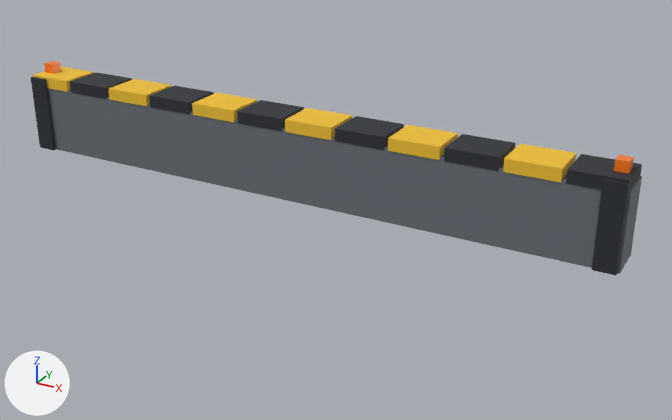
The glTF model assets/src/prop/portal-closure/desktop.glb: old version first, new version second.
The view is the same before and after, from a camera (50 mm lens) standing at (11.08, -18.1, 8.83) and looking at (0.97, 0.28, -0.36). The axes (+X, +Y, +Z) are drawn at lower left. The lights are the same throughout. The older version comes first. Vertices at exactly the same position are counted once.

Script lines for the objects in view, before the commit:
```python
me_portal_closure = bpy.data.meshes.new('portal-closure')
me_portal_closure.from_pydata(...)  # 136 vertices, 204 faces; spans x -8.0..8.0, y -0.6..0.6, z 0.0..2.3
# faces by material slot: [180, 24]
me_portal_closure.materials.append(mat_detail)
me_portal_closure.materials.append(mat_lamp)
ob_portal_closure = bpy.data.objects.new('portal-closure', me_portal_closure)
ob_portal_closure.location = (0.0, 0.0, 0.0)
```
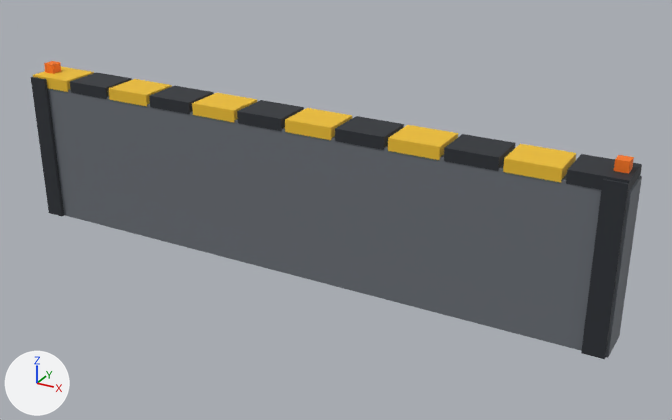
The newer file is also turned or shifted as a whole; pictures and numbers use the older file's frame.

Location of each change, (x1, y1, x2, y2) in pixels of the pictures (672 x 420 px; the box of a moved part takes in the faces that stretch with it):
'portal-closure', reshaped (39% taller)
    before: (31, 61, 642, 275)
    after: (31, 61, 642, 359)
part 1 of me_portal_closure, moved or reshaped
    before: (40, 144, 631, 275)
    after: (40, 144, 631, 359)

What changed in the scene script:
```text
Change me_portal_closure:
    used by ob_portal_closure; location = (0.0, 0.0, 0.0)
    remove me_portal_closure.from_pydata(...)  # 136 vertices, 204 faces; spans x -8.0..8.0, y -0.6..0.6, z 0.0..2.3
    add me_portal_closure.from_pydata(...)  # 136 vertices, 204 faces; spans x -8.0..8.0, y -0.6..0.6, z -2.0..2.3
    me_portal_closure part 1: all 12 vertices in x -8.0..8.0, y -0.6..0.6, z 0.0 are moved by (0.0, 0.0, -2.0)
```
